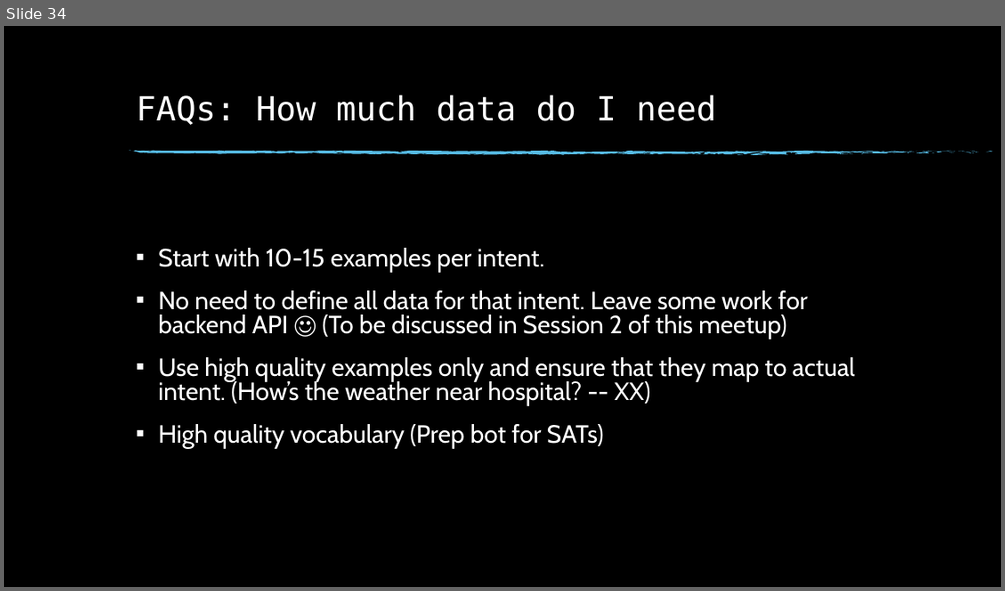
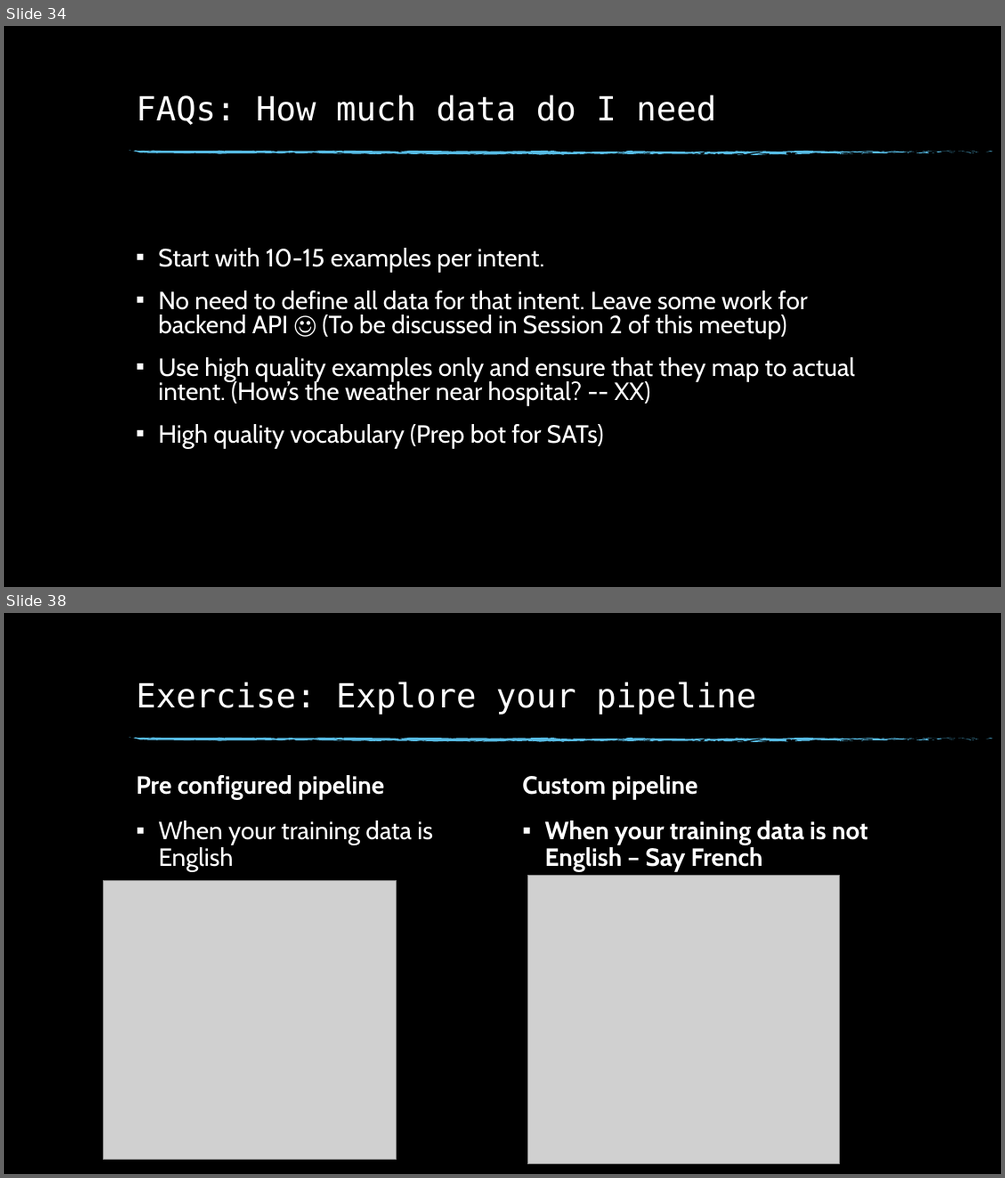
Before and after one commit to dinesh19aug/rasa-workshop, a slide deck: Natural Language Processing Workshop.pptx. Shown one above the other, each under a label of ours: slide 34 before the commit, slides 34 and 38 after it; the slides between them are not shown. The pictures are 1005x591 and 1005x1178 pixels, drawn with LibreOffice and Linux fonts; fonts in the diff are those of the drawing; grey boxes stand for pictures; background and template pictures are left out. Boxes give left, top, right and bottom in pixels: in the first picture for what was removed or moved away, otherwise in the second. Text is boxed around its words. In the diff, an @@ line names an element or a change of style, - is before the commit and + after.

Commit message:
Exercise 4

```diff
--- a/Natural Language Processing Workshop.pptx
+++ b/Natural Language Processing Workshop.pptx
@@ slide 38 added at (4,613,1001,1174), background picture (left out); not listed: 74 template elements that a slide beside it also shows @@
@@ title added at (136,682,756,714), 32 pt, text #FFFFFF @@
+Exercise: Explore your pipeline
@@ text added at (136,775,433,872), 24 pt, text #FFFFFF @@
+Pre configured pipeline
+▪ When your training data is English
@@ text added at (522,775,868,872), 24 pt, text #FFFFFF, bold @@
+Custom pipeline
+▪ When your training data is not English – Say French
@@ picture added at (527,876,840,1164) @@
@@ picture added at (104,881,396,1159) @@
```
Also in this commit, not shown: 20 other slides added, 18 other files.
